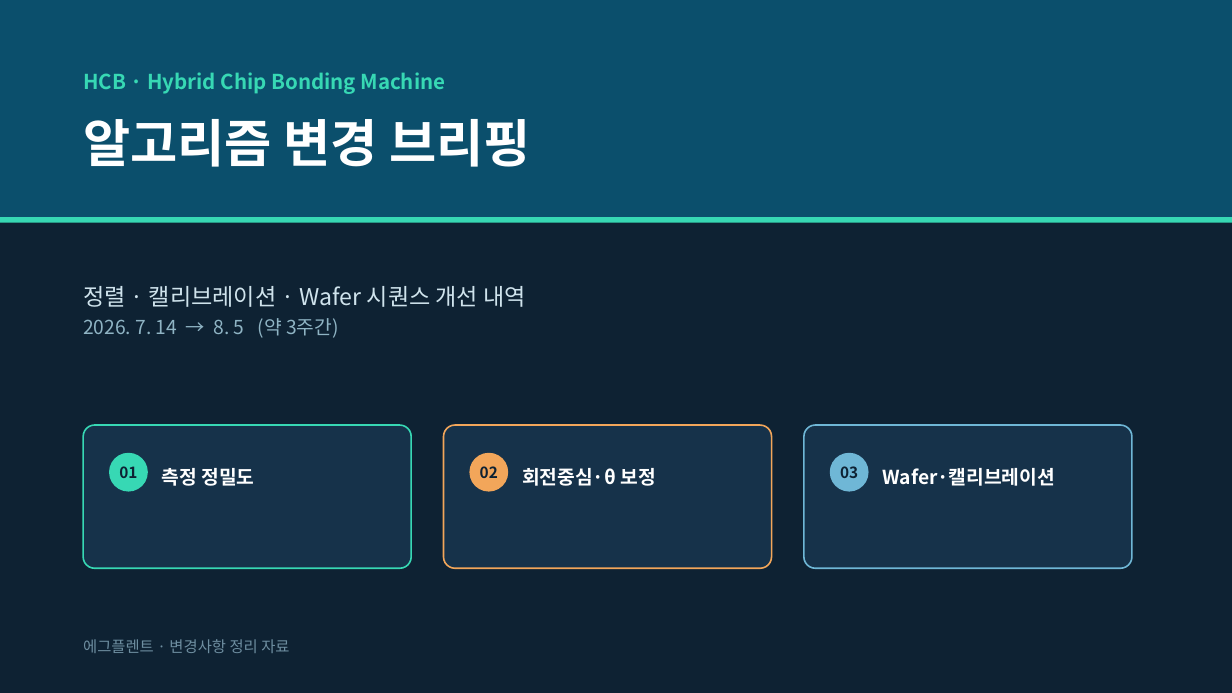
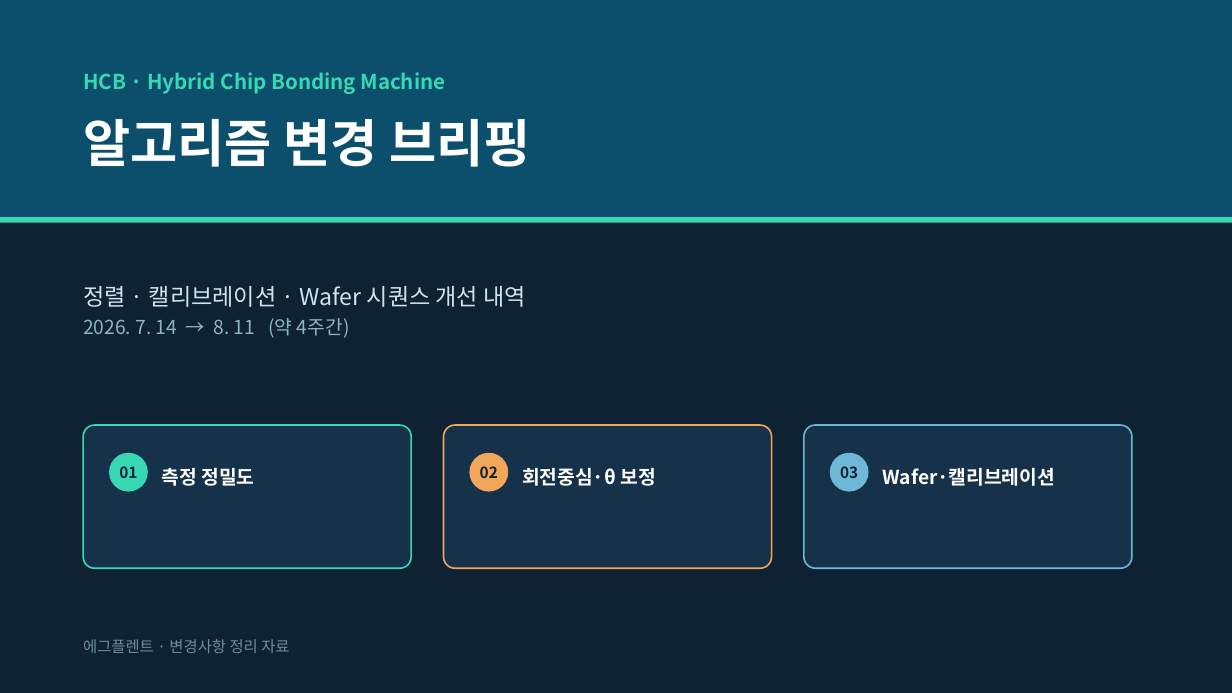
Before and after one commit to gony0811/HCB, a slide deck: slide 1 of HCB_알고리즘_변경내역_0714-0805.pptx. Drawn at 1232x693 pixels with LibreOffice and Linux fonts; fonts in the diff are those of the drawing. Boxes give left, top, right and bottom in pixels: in the first picture for what was removed or moved away, otherwise in the second. Text is boxed around its words. In the diff, an @@ line names an element or a change of style, - is before the commit and + after.

```diff
--- a/HCB_알고리즘_변경내역_0714-0805.pptx
+++ b/HCB_알고리즘_변경내역_0714-0805.pptx
@@ text at (83,318,350,338): text changed @@
-2026. 7. 14 → 8. 5 (약 3주간)
+2026. 7. 14 → 8. 11 (약 4주간)
```
Also in this commit, not shown: 2 slides added, 2 other files.
